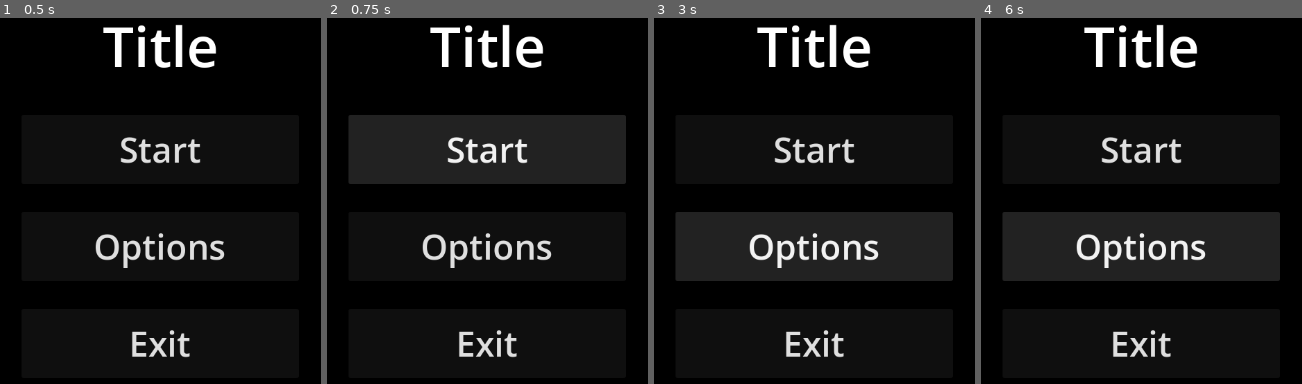
Above: before the commit, frames 1-4 (left to right).
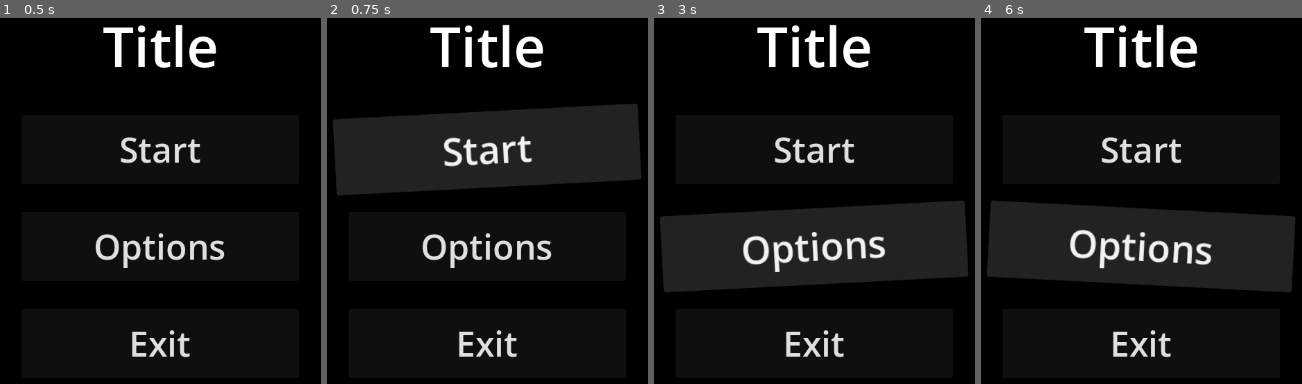
Above: after the commit, the same moments.

Repository: Triktor1/GMTK-Game-Jam-2026
Game: Godot game, scene res://Scenes/main_menu.tscn
Same seed, same stepped clock (60 frames per second), same inputs: the game is played once before the commit and once after it. Before the commit the project has no main scene; this scene is started directly in both runs.
Inputs (mouse positions are in pixels of both pictures, inside the frame that each line leads up to):
- Up to frame 1 (0.5 s): no input
- Up to frame 2 (0.75 s): click "Start" at 0.5 s
- Up to frame 3 (3 s): click "Start" at 1.25 s; click "Start" at 2 s; click "Options" at 2.75 s
- Up to frame 4 (6 s): move the mouse to (outside the picture) at 3.52 s; move the mouse to (outside the picture) at 4.27 s; move the mouse to (1221, 87) at 5.02 s; move the mouse to (1099, 274) at 5.77 s

Frame 1 is identical in both runs. In frame 2, 4.7% of the frame differs, in the area x 1-98%, y 23-49%; in frame 3, 5.6%, in the area x 1-98%, y 50-75%; in frame 4, 5.5%.

Commit message:
main menu buttons with tweens

Diff:
--- /dev/null
+++ b/gmtk-game-jam-2026/Scenes/Objects/ButtonEffectsComponent.tscn
@@ -0,0 +1,6 @@
+[gd_scene format=3 uid="uid://ctdn1rlqnoima"]
+
+[ext_resource type="Script" uid="uid://xiow4n8f6cmo" path="res://Scripts/button_effects_component.gd" id="1_ytdka"]
+
+[node name="ButtonEffectsComponent" type="Node" unique_id=270676367]
+script = ExtResource("1_ytdka")
--- a/gmtk-game-jam-2026/Scenes/main_menu.tscn
+++ b/gmtk-game-jam-2026/Scenes/main_menu.tscn
@@ -1,4 +1,6 @@
 [gd_scene format=3 uid="uid://chd1e6tufoex6"]
+
+[ext_resource type="Script" uid="uid://xiow4n8f6cmo" path="res://Scripts/button_effects_component.gd" id="1_28flt"]
 
 [node name="MainMenu" type="Control" unique_id=1866697238]
 layout_mode = 3
@@ -45,14 +47,26 @@
 theme_override_font_sizes/font_size = 50
 text = "Start"
 
+[node name="ButtonEffectsComponent" type="Node2D" parent="CanvasLayer/VBoxContainer/StartButton" unique_id=491872195]
+script = ExtResource("1_28flt")
+metadata/_custom_type_script = "uid://xiow4n8f6cmo"
+
 [node name="OptionsButton" type="Button" parent="CanvasLayer/VBoxContainer" unique_id=2043916165]
 custom_minimum_size = Vector2(0, 100)
 layout_mode = 2
 theme_override_font_sizes/font_size = 50
 text = "Options"
 
+[node name="ButtonEffectsComponent" type="Node2D" parent="CanvasLayer/VBoxContainer/OptionsButton" unique_id=1621879276]
+script = ExtResource("1_28flt")
+metadata/_custom_type_script = "uid://xiow4n8f6cmo"
+
 [node name="ExitButton" type="Button" parent="CanvasLayer/VBoxContainer" unique_id=432788262]
 custom_minimum_size = Vector2(0, 100)
 layout_mode = 2
 theme_override_font_sizes/font_size = 50
 text = "Exit"
+
+[node name="ButtonEffectsComponent" type="Node2D" parent="CanvasLayer/VBoxContainer/ExitButton" unique_id=1581830448]
+script = ExtResource("1_28flt")
+metadata/_custom_type_script = "uid://xiow4n8f6cmo"
--- a/gmtk-game-jam-2026/project.godot
+++ b/gmtk-game-jam-2026/project.godot
@@ -11,6 +11,7 @@
 [application]
 
 config/name="GMTK Game Jam 2026"
+run/main_scene="uid://chd1e6tufoex6"
 config/features=PackedStringArray("4.7", "GL Compatibility")
 config/icon="res://icon.svg"
 
